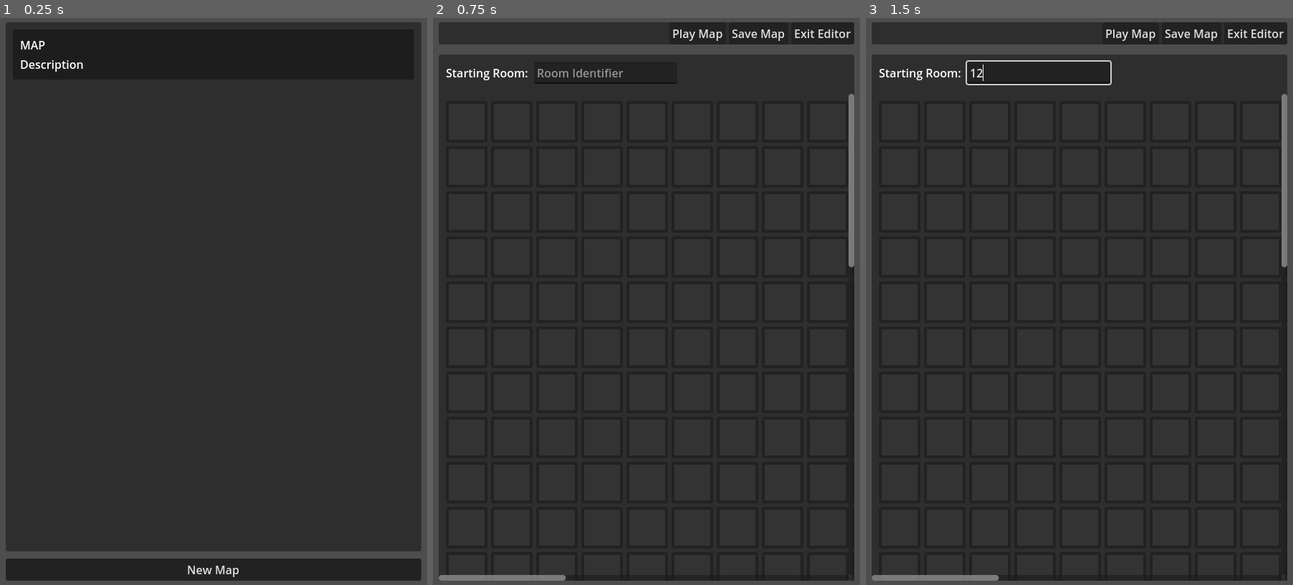
Above: before the commit, frames 1-3 (left to right).
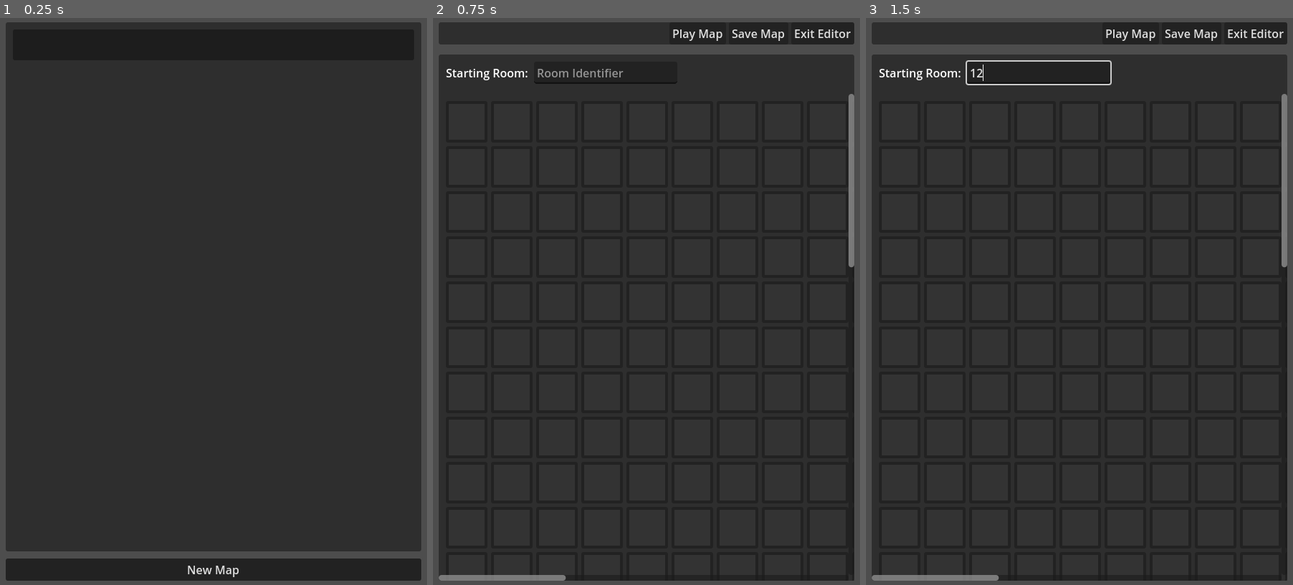
Above: after the commit, the same moments.

Repository: SashaMkrv/godot-4.2.1-text-adventure
Game: Godot game, scene res://NavigationOnly/Scenes/NavigationOnlyApp.tscn
The game is run twice, just before and just after one commit, with the same random seed, the same clock (stepped at 60 frames per second) and the same inputs. This scene is started directly instead of the project's main scene.
Inputs (mouse positions are in pixels of both pictures, inside the frame that each line leads up to):
- Up to frame 1 (0.25 s): no input
- Up to frame 2 (0.75 s): click "New Map" at 0.5 s
- Up to frame 3 (1.5 s): click (1036, 74) at 1.27 s; type "12" at 1.35 s

The runs differ from the first frame. In frame 1, 0.2% of the frame differs, in the area x 4-20%, y 4-10%; in frame 2, nothing differs; in frame 3, nothing differs.

Commit message:
update maplistitem to use view item

Diff:
--- a/NavigationOnly/Scenes/MapListItem.tscn
+++ b/NavigationOnly/Scenes/MapListItem.tscn
@@ -25,15 +25,21 @@
 
 [node name="MapItemName" type="Label" parent="MapListItem/VBoxContainer"]
 unique_name_in_owner = true
+visible = false
 layout_mode = 2
 text = "Map Name!"
 uppercase = true
 
 [node name="MapItemDescription" type="Label" parent="MapListItem/VBoxContainer"]
 unique_name_in_owner = true
+visible = false
 layout_mode = 2
 text = "Map Description! Lengthy and verbose, maybe! Or short and pithy. Functionally endless options. Not exactly infinite, the limitations of memory and all that, but approaching infinite!"
 clip_text = true
 text_overrun_behavior = 3
 
+[node name="MapItemFilename" type="Label" parent="MapListItem/VBoxContainer"]
+unique_name_in_owner = true
+layout_mode = 2
+
 [connection signal="pressed" from="Button" to="." method="_on_button_pressed"]
